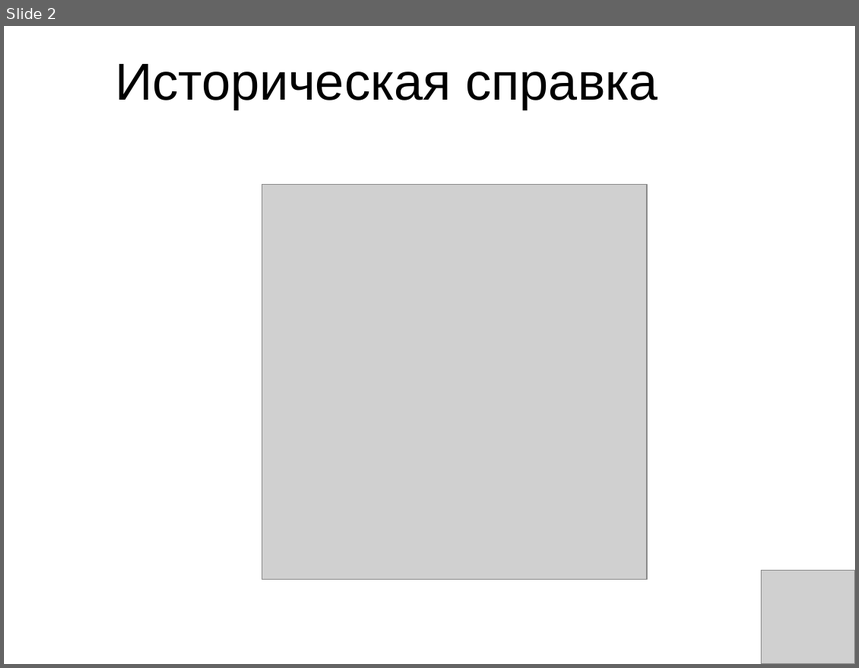
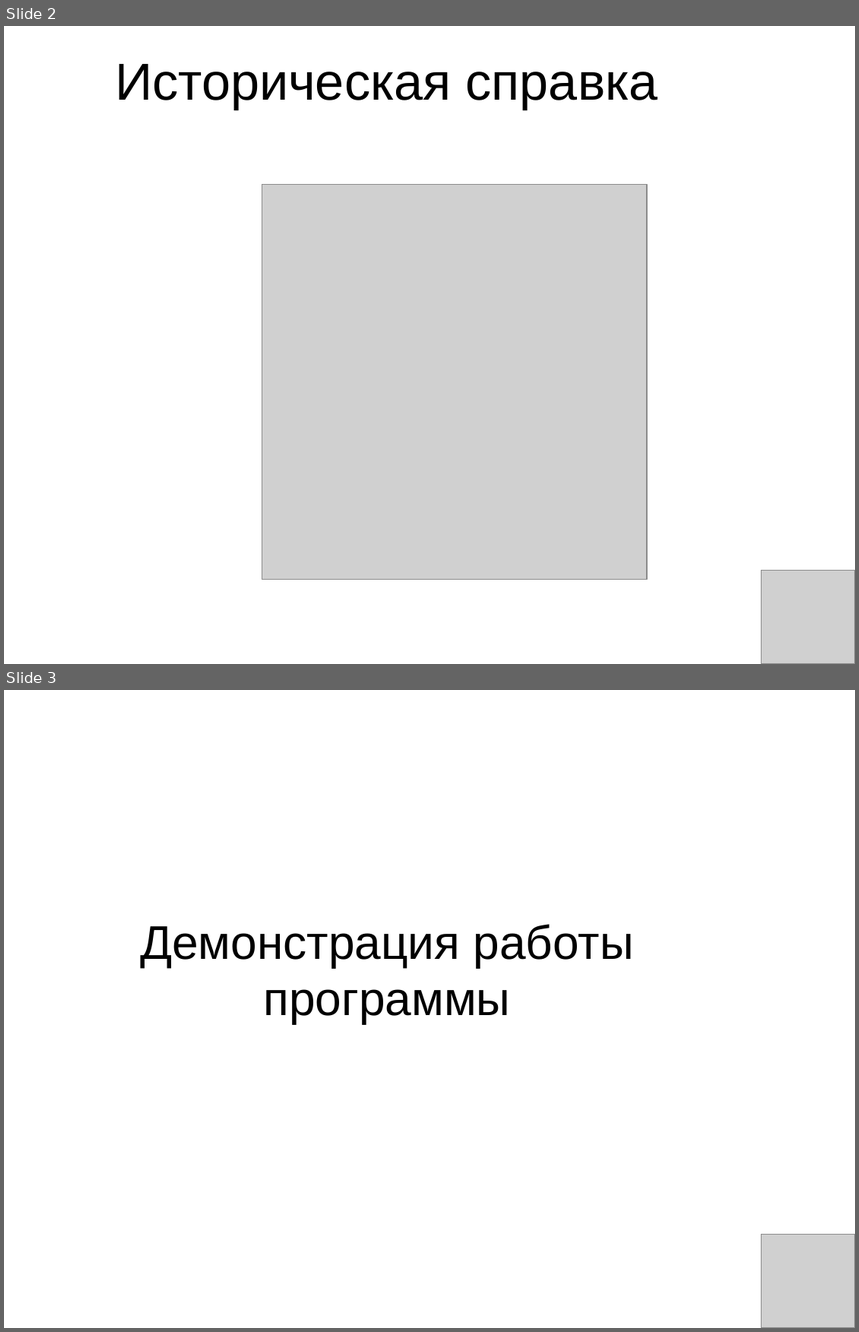
Before and after one commit to Wzhoooh/Turtle_graphic, a slide deck: explanations/presentation.ppt. Shown one above the other, each under a label of ours: slide 2 before the commit, slides 2 and 3 after it. The pictures are 859x668 and 859x1332 pixels, drawn with LibreOffice and Linux fonts; fonts in the diff are those of the drawing; grey boxes stand for pictures. Boxes give left, top, right and bottom in pixels: in the first picture for what was removed or moved away, otherwise in the second. Text is boxed around its words. In the diff, an @@ line names an element or a change of style, - is before the commit and + after.

```diff
--- a/explanations/presentation.ppt
+++ b/explanations/presentation.ppt
@@ slide 3 added at (4,690,855,1328), background #FFFFFF @@
@@ title added at (140,924,634,1024), 40 pt, text #000000 @@
+Демонстрация работы программы
@@ picture added at (762,1235,855,1328) @@
```
Also in this commit, not shown: 6 other slides added, 10 other files.
